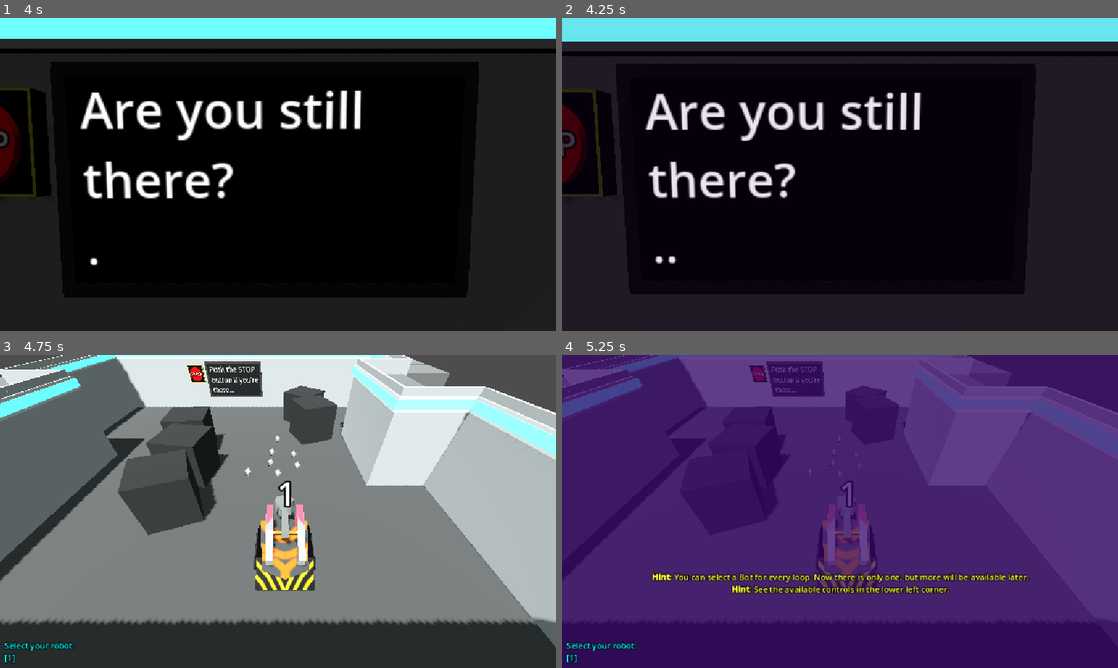
Above: before the commit, frames 1-4 (two rows, left to right).
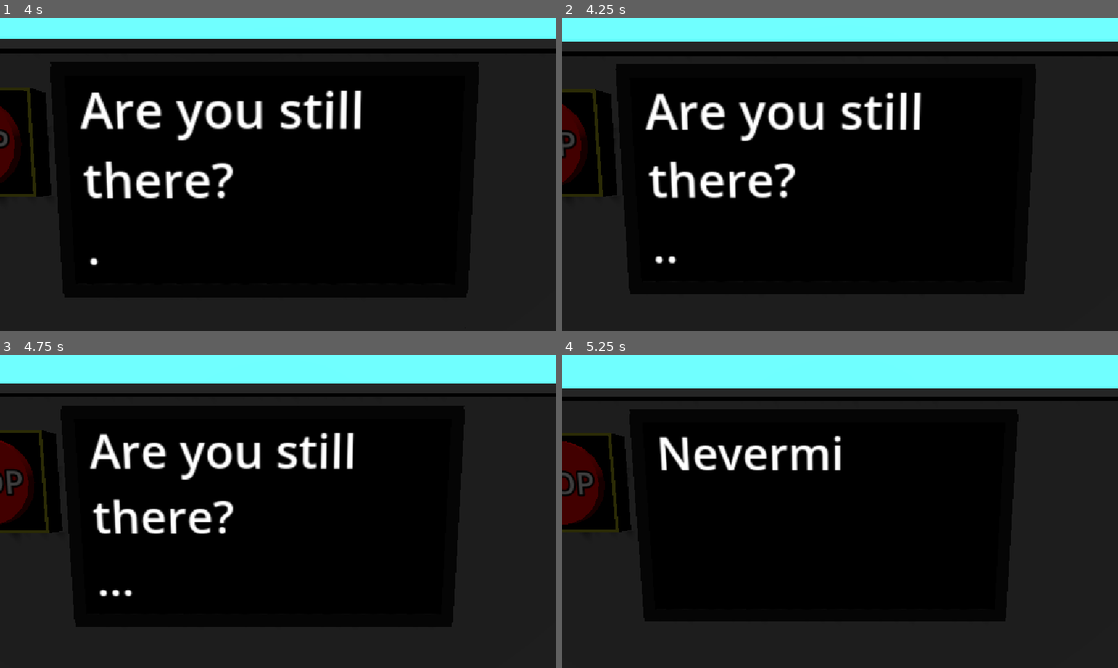
Above: after the commit, the same moments.

Repository: gheja/bot-loop
Game: Godot game, scene res://scenes/main_scene.tscn
Same seed, same stepped clock (60 frames per second), same inputs: the game is played once before the commit and once after it.
Inputs (mouse positions are in pixels of both pictures, inside the frame that each line leads up to):
- Up to frame 1 (4 s): tap Enter at 0.5 s; move the mouse to (400, 158) at 0.52 s; hold D (move_right) 0.53-1.28 s; tap E (action_primary) every 0.75 s from 0.6 to 3.6 s; move the mouse to (250, 174) at 1.27 s; hold W (move_up) from 1.28 s (still down); move the mouse to (289, 168) at 2.02 s; move the mouse to (272, 180) at 2.77 s; move the mouse to (316, 177) at 3.52 s
- Up to frame 2 (4.25 s): keep holding W (move_up); tap R (ui_action_restart) at 4.15 s
- Up to frame 3 (4.75 s): keep holding W (move_up); move the mouse to (233, 508) at 4.27 s; tap E (action_primary) at 4.35 s
- Up to frame 4 (5.25 s): move the mouse to (867, 511) at 5.02 s; release W (move_up) at 5.03 s; hold Q (ui_action_back) from 5.03 s (still down); tap E (action_primary) at 5.1 s

Frame 1 is identical in both runs. In frame 2, 9.3% of the frame differs, in the area x 0-100%, y 0-78%; in frame 3, 85%; in frame 4, 100%, in the area x 0-100%, y 0-100%.

Commit message:
Now handling only back and restart when really needed

Diff:
--- a/src/scenes/main_scene.gd
+++ b/src/scenes/main_scene.gd
@@ -249,12 +249,13 @@
 	Signals.start_transition.emit("#330066")
 
 func _process(delta: float) -> void:
-	if Input.is_action_just_pressed("ui_action_restart"):
-		GameState.auto_select_player_index = current_player_index
-		restart_pressed()
-
-	if Input.is_action_just_pressed("ui_action_back"):
-		restart_pressed()
+	if GameState.state in [GameState.STATE_RUNNING, GameState.STATE_FINISHED]:
+		if Input.is_action_just_pressed("ui_action_restart"):
+			GameState.auto_select_player_index = current_player_index
+			restart_pressed()
+
+		if Input.is_action_just_pressed("ui_action_back"):
+			restart_pressed()
 
 	if GameState.state == GameState.STATE_PLAYER_SELECTION:
 		for i in get_available_player_indexes():
